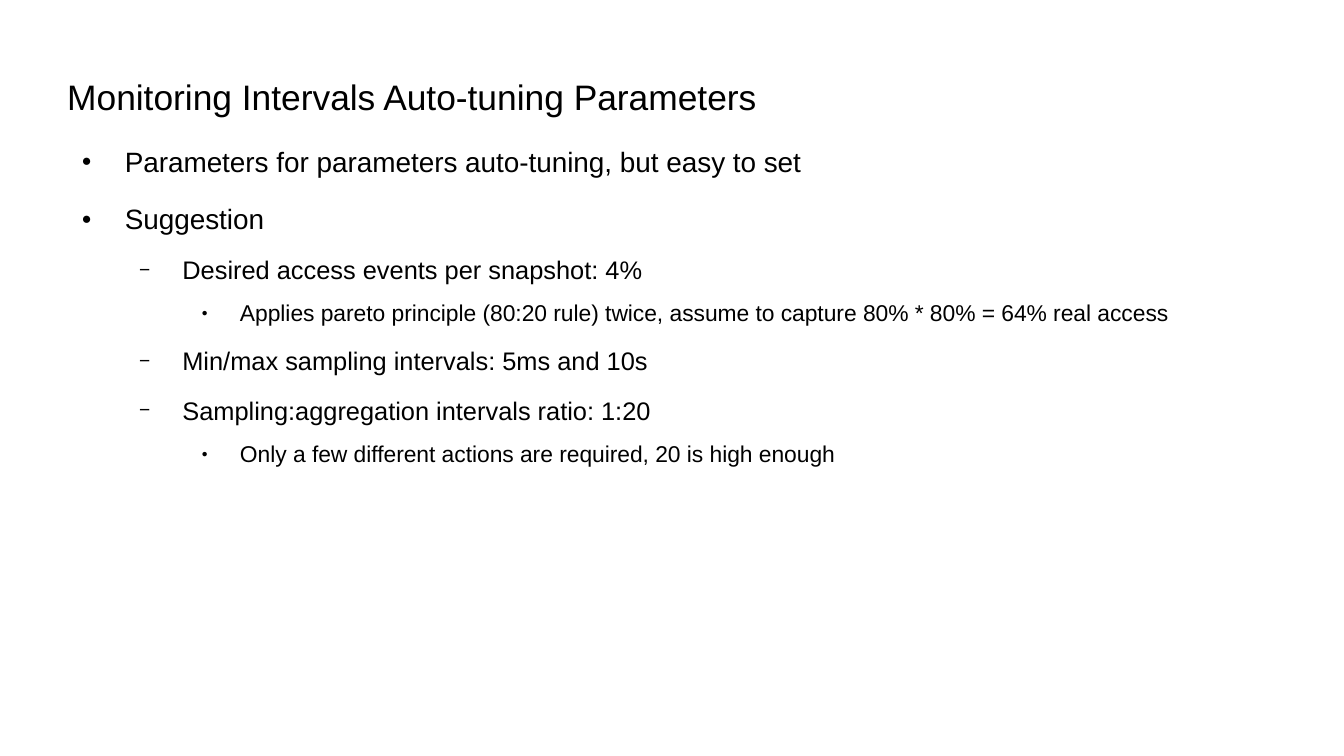
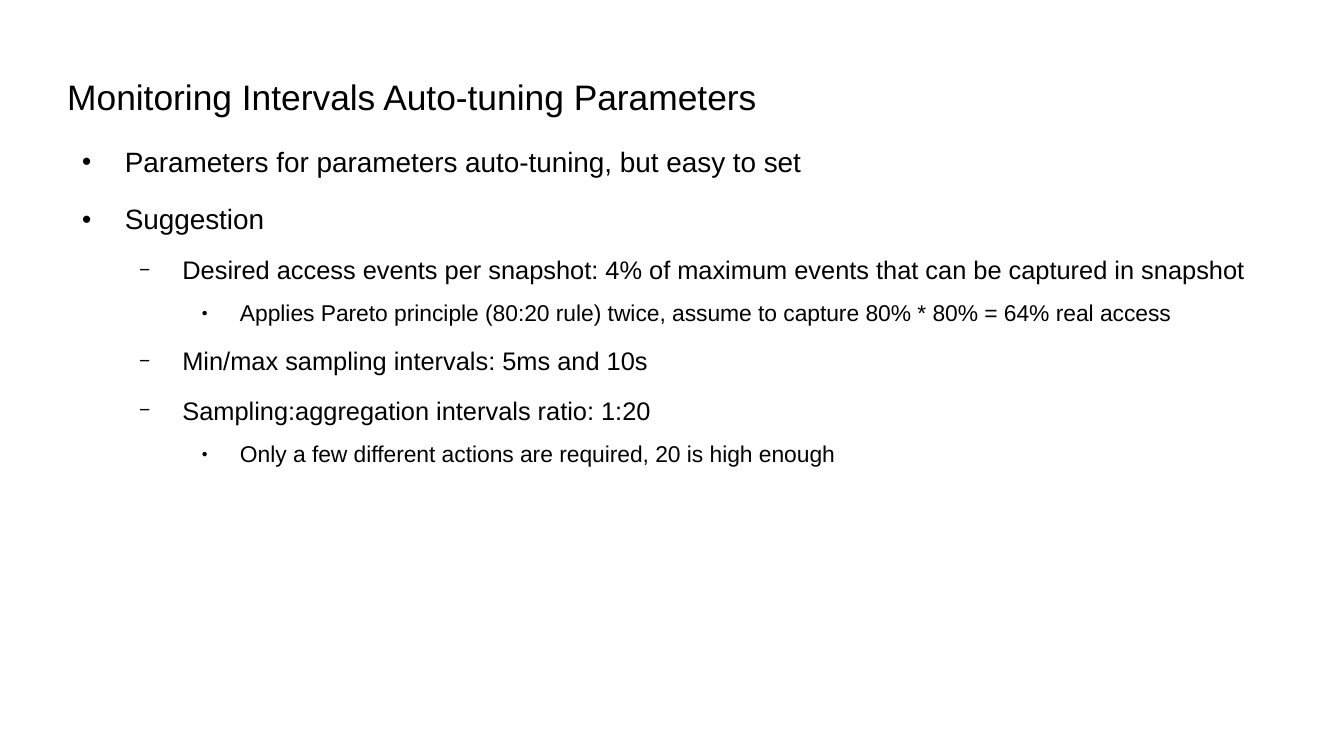
Before and after one commit to damonitor/talks, a slide deck: slide 44 of 2025/ossna/damon_ossna25.odp (slide 47 before the commit). Drawn at 1344x756 pixels with LibreOffice and Linux fonts; fonts in the diff are those of the drawing. Boxes give left, top, right and bottom in pixels: in the first picture for what was removed or moved away, otherwise in the second. Text is boxed around its words. In the diff, an @@ line names an element or a change of style, - is before the commit and + after.

```diff
--- a/2025/ossna/damon_ossna25.odp
+++ b/2025/ossna/damon_ossna25.odp
@@ text at (182, 260, 1244, 326): text changed; size 13.5 to 15 pt @@
-  − Desired access events per snapshot: 4%
-    ● Applies pareto principle (80:20 rule) twice, assume to capture 80% * 80% = 64% real access
+  − Desired access events per snapshot: 4% of maximum events that can be captured in snapshot
+    ● Applies Pareto principle (80:20 rule) twice, assume to capture 80% * 80% = 64% real access
```
Also in this commit, not shown: 17 other slides changed, 2 slides removed, 1 other file.
